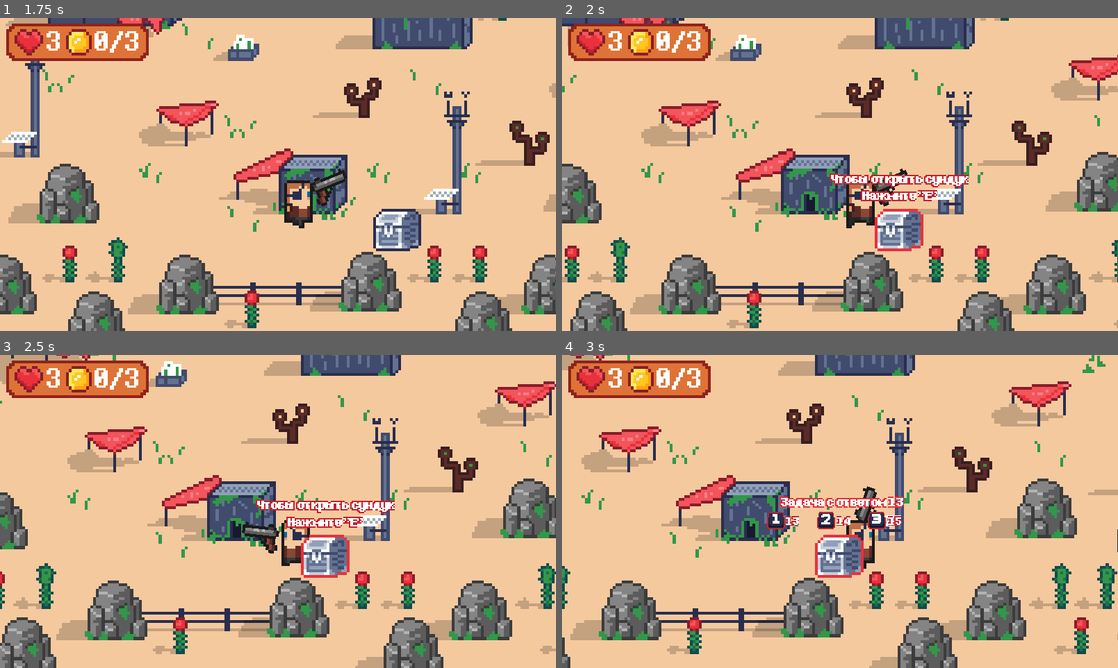
Above: before the commit, frames 1-4 (two rows, left to right).
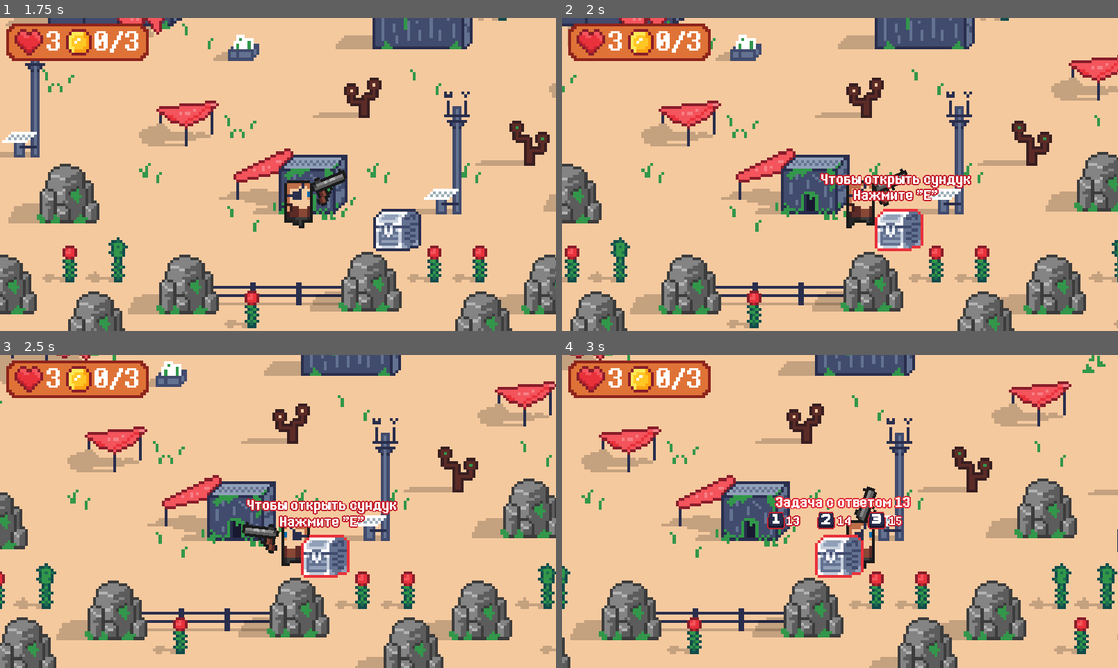
Above: after the commit, the same moments.

Repository: Sc222/rocket-scientist
Game: Godot game, scene res://MainMenu/MainMenu.tscn
The game is run twice, just before and just after one commit, with the same random seed, the same clock (stepped at 60 frames per second) and the same inputs.
Inputs (mouse positions are in pixels of both pictures, inside the frame that each line leads up to):
- Up to frame 1 (1.75 s): click "Играть" at 0.5 s; tap Enter at 1.25 s; move the mouse to (400, 158) at 1.27 s; hold D (player_right) from 1.28 s (still down); tap E (player_action) at 1.35 s
- Up to frame 2 (2 s): keep holding D (player_right)
- Up to frame 3 (2.5 s): move the mouse to (166, 527) at 2.02 s; release D (player_right) at 2.03 s; hold Down (player_down) from 2.03 s (still down); click (166, 527) at 2.1 s
- Up to frame 4 (3 s): move the mouse to (895, 442) at 2.77 s; release Down (player_down) at 2.78 s; hold D (player_right) from 2.78 s (still down); tap E (player_action) at 2.85 s

Frame 1 is identical in both runs. In frame 2, 0.8% of the frame differs, in the area x 46-74%, y 49-59%; in frame 3, 0.8%; in frame 4, 0.6%.

Commit message:
stage resources: fix chests font

Diff:
--- a/StageResources/Chest.tscn
+++ b/StageResources/Chest.tscn
@@ -25,16 +25,16 @@
 font_path = "res://assets/10895.otf"
 
 [sub_resource type="DynamicFont" id=2]
-size = 13
-outline_size = 1
+size = 26
+outline_size = 2
 outline_color = Color( 0.768627, 0.141176, 0.188235, 1 )
 extra_spacing_top = -1
 extra_spacing_bottom = -1
 font_data = SubResource( 1 )
 
 [sub_resource type="DynamicFont" id=3]
-size = 13
-outline_size = 1
+size = 26
+outline_size = 2
 outline_color = Color( 0.882353, 0.196078, 0.235294, 1 )
 extra_spacing_top = -1
 extra_spacing_bottom = -1
@@ -79,7 +79,7 @@
 margin_top = -28.0
 margin_right = 109.5
 margin_bottom = -1.0
-rect_scale = Vector2( 0.4, 0.4 )
+rect_scale = Vector2( 0.2, 0.2 )
 custom_fonts/font = SubResource( 2 )
 text = "Чтобы открыть сундук
 Нажмите \"E\""
@@ -96,7 +96,7 @@
 margin_top = -29.0
 margin_right = 93.0
 margin_bottom = -17.0
-rect_scale = Vector2( 0.4, 0.4 )
+rect_scale = Vector2( 0.2, 0.2 )
 custom_fonts/font = SubResource( 3 )
 text = "Задача с ответом 1"
 align = 1
@@ -117,7 +117,7 @@
 margin_top = -22.0
 margin_right = 5.5
 margin_bottom = -10.0
-rect_scale = Vector2( 0.35, 0.35 )
+rect_scale = Vector2( 0.175, 0.175 )
 custom_fonts/font = SubResource( 2 )
 text = "0.55"
 valign = 1
@@ -136,7 +136,7 @@
 margin_top = -22.0
 margin_right = 23.0
 margin_bottom = -10.0
-rect_scale = Vector2( 0.35, 0.35 )
+rect_scale = Vector2( 0.175, 0.175 )
 custom_fonts/font = SubResource( 2 )
 text = "0.55"
 valign = 1
@@ -155,7 +155,7 @@
 margin_top = -22.0
 margin_right = 41.0
 margin_bottom = -10.0
-rect_scale = Vector2( 0.35, 0.35 )
+rect_scale = Vector2( 0.175, 0.175 )
 custom_fonts/font = SubResource( 2 )
 text = "0.55"
 valign = 1
--- a/StageResources/Player.gd
+++ b/StageResources/Player.gd
@@ -19,6 +19,10 @@
 var hp = START_HP
 var coins = 0
 var is_vulnerable = true # player is invulnerable while hit animation is playing
+
+
+func _ready():
+	$Pistol/ReloadIndicator.play()
 
 
 func _physics_process(delta):
--- a/StageResources/Player.tscn
+++ b/StageResources/Player.tscn
@@ -123,7 +123,7 @@
 position = Vector2( 13.5, -9 )
 scale = Vector2( 0.7, 0.7 )
 frames = SubResource( 5 )
-frame = 2
+frame = 3
 playing = true
 
 [node name="BulletSpawner" type="Position2D" parent="Pistol"]
--- a/StageResources/StageResouces.tscn
+++ b/StageResources/StageResouces.tscn
@@ -102,7 +102,8 @@
 [node name="Player" parent="Map" instance=ExtResource( 3 )]
 
 [node name="ReloadIndicator" parent="Map/Player/Pistol" index="1"]
-frame = 1
+frame = 0
+playing = false
 
 [node name="PlayerPositions" type="Node2D" parent="Map"]
 
